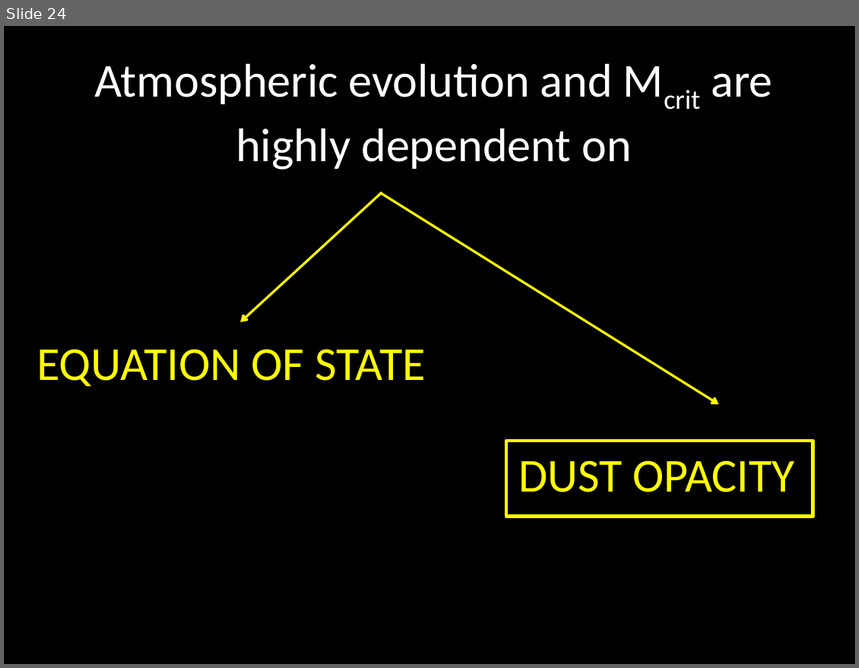
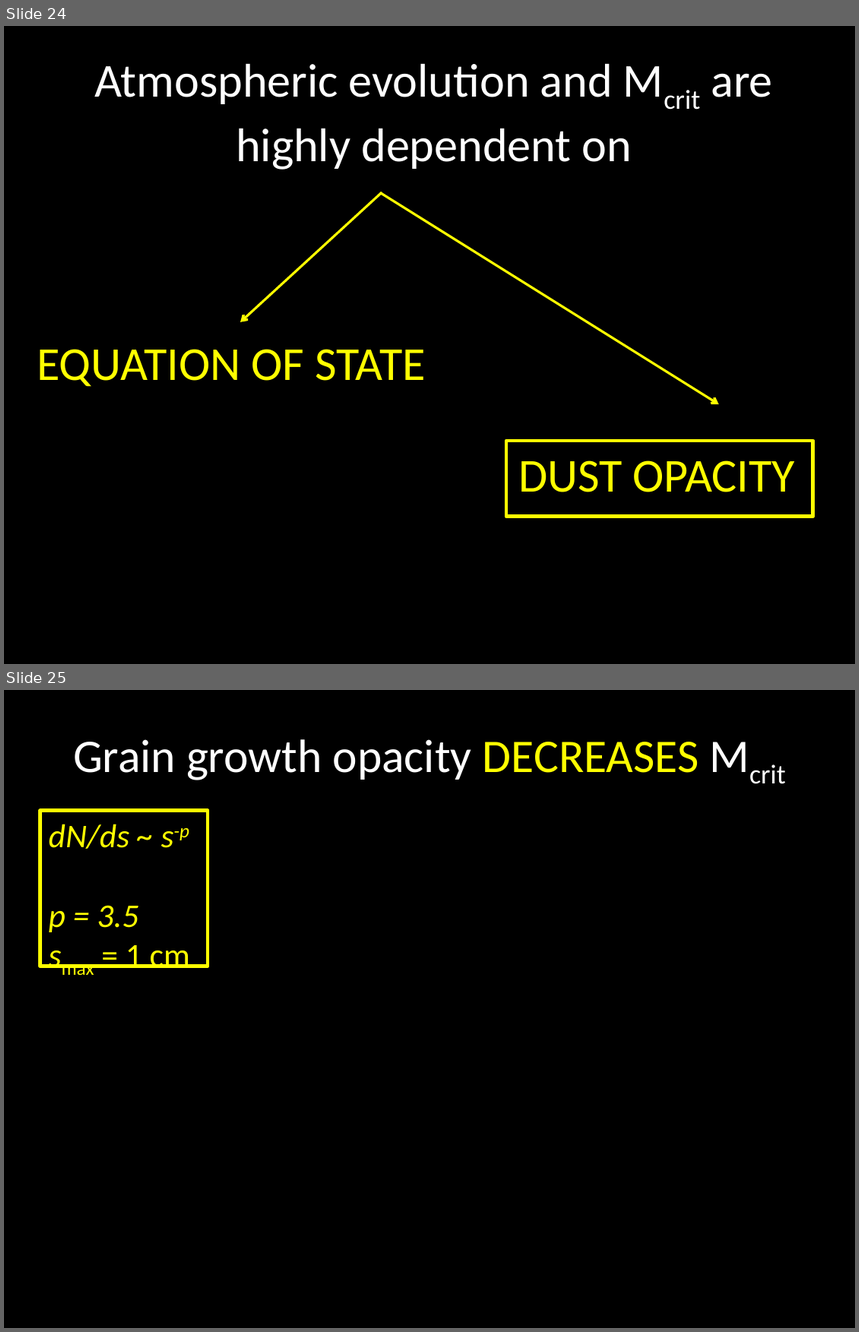
Before and after one commit to apiso/Thesis, a slide deck: slides/MET_talk.pptx. Shown one above the other, each under a label of ours: slide 24 before the commit, slides 24 and 25 after it. The pictures are 859x668 and 859x1332 pixels, drawn with LibreOffice and Linux fonts; fonts in the diff are those of the drawing. Boxes give left, top, right and bottom in pixels: in the first picture for what was removed or moved away, otherwise in the second. Text is boxed around its words. In the diff, an @@ line names an element or a change of style, - is before the commit and + after.

```diff
--- a/slides/MET_talk.pptx
+++ b/slides/MET_talk.pptx
@@ slide 25 added at box(4, 690, 855, 1328), background #000000 @@
@@ title added at box(73, 739, 699, 780), 39.6 pt, text #FFFFFF @@
+Grain growth opacity DECREASES Mcrit
@@ rectangle added at box(40, 811, 208, 967), outline #FFFF00 3 pt, 28 pt, text #FFFF00, italic @@
+dN/ds ~ s-p
+p = 3.5
+smax = 1 cm
```
Also in this commit, not shown: 1 slide changed, 11 other files.
